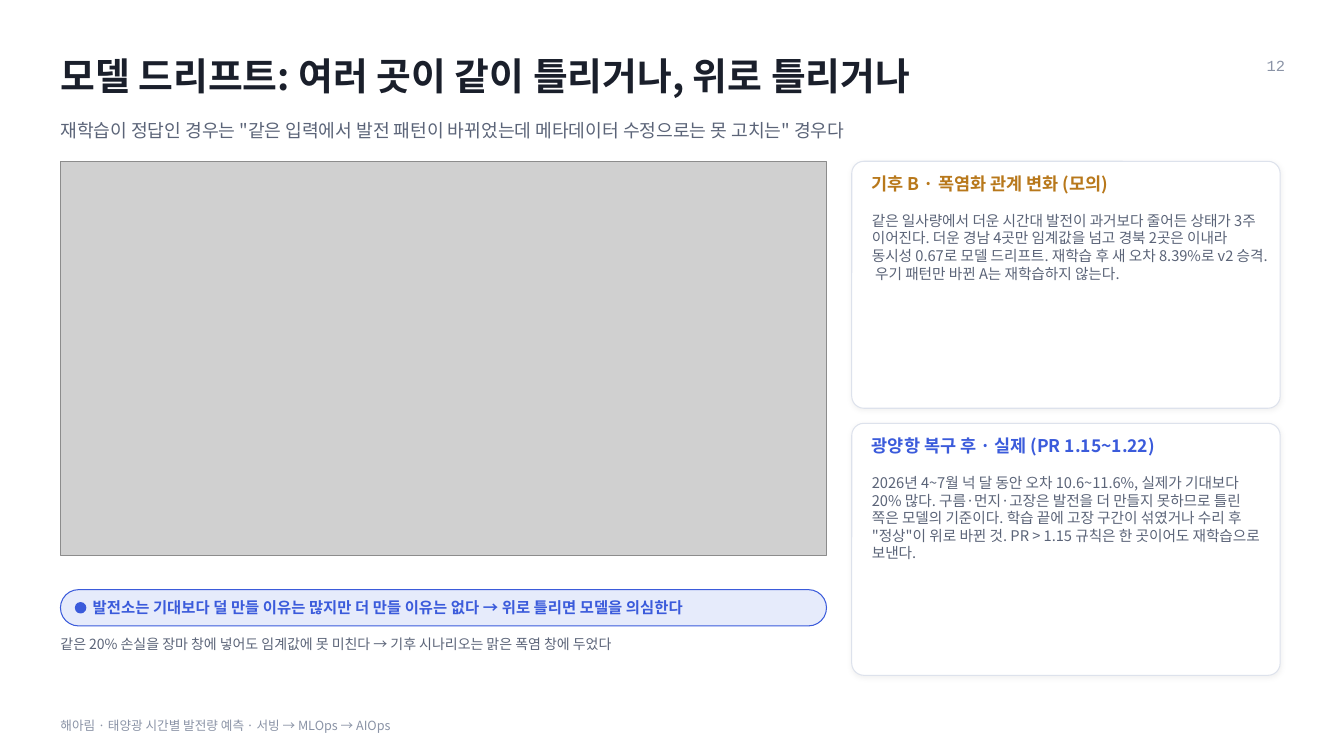
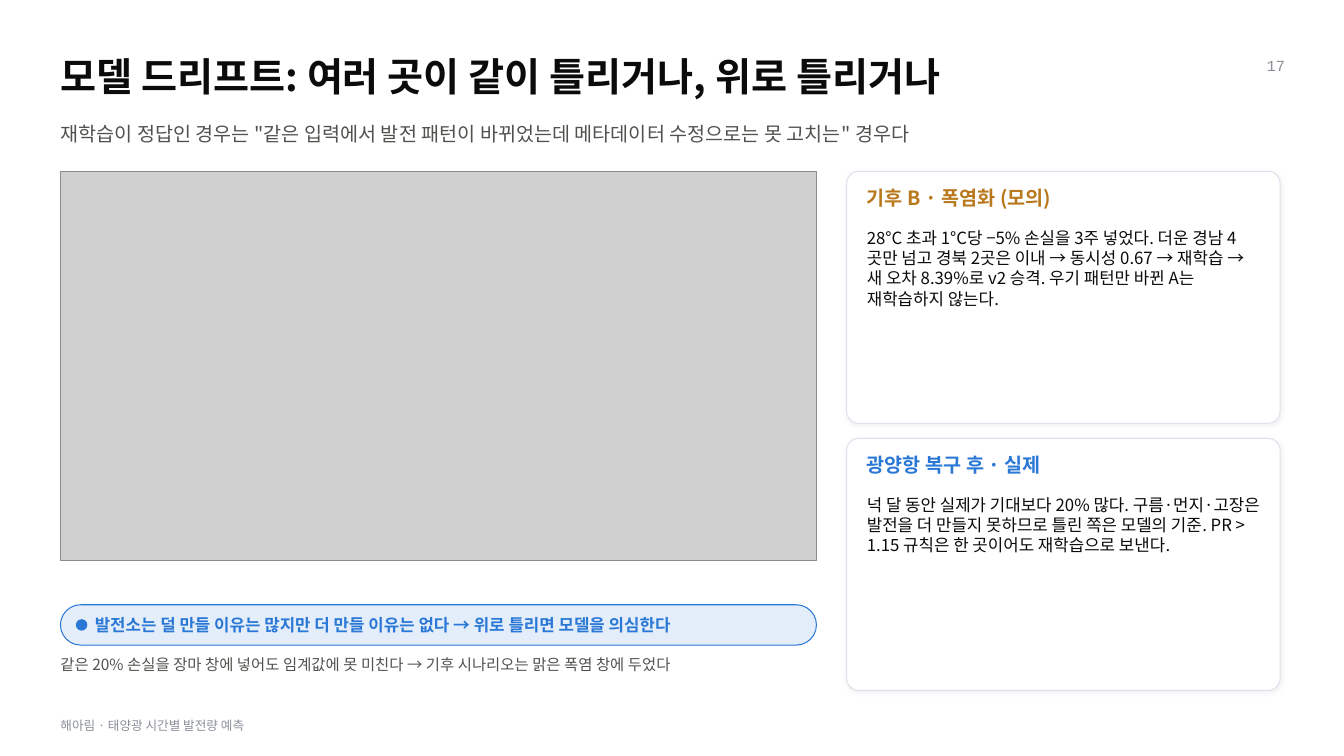
Before and after one commit to leemingi0906/model-serving, a slide deck: slide 17 of team_solar/release/Haearim_deck.pptx (slide 12 before the commit). Drawn at 1344x756 pixels with LibreOffice and Linux fonts; fonts in the diff are those of the drawing; grey boxes stand for pictures. Boxes give left, top, right and bottom in pixels: in the first picture for what was removed or moved away, otherwise in the second. Text is boxed around its words. In the diff, an @@ line names an element or a change of style, - is before the commit and + after.

```diff
--- a/team_solar/release/Haearim_deck.pptx
+++ b/team_solar/release/Haearim_deck.pptx
@@ text "모델 드리프트: 여러 곳이 같이 ..." at bbox=[60, 58, 940, 100]: size 27 to 28 pt, text colour #1A1F2B to #0B0B0B @@
@@ text at bbox=[1267, 61, 1285, 71]: text changed; text colour #8A93A6 to #8A8F9A @@
-12
+17
@@ text "재학습이 정답인 경우는 "같은 입력에서 ..." at bbox=[60, 124, 909, 143]: size 13 to 14 pt, text colour #5B6478 to #52514E @@
@@ picture: place and size @@
-picture at bbox=[60, 161, 827, 556]
+picture at bbox=[60, 171, 817, 561]
@@ rounded rectangle: place and size @@
-rounded rectangle at bbox=[852, 161, 1280, 408]
+rounded rectangle at bbox=[847, 171, 1280, 423]
@@ rounded rectangle at bbox=[847, 171, 1280, 423]: shadow changed; proportions changed @@
@@ text at bbox=[867, 188, 1051, 209]: text changed; size 12.5 to 14 pt @@
-기후 B · 폭염화 관계 변화 (모의)
+기후 B · 폭염화 (모의)
@@ text at bbox=[867, 230, 1223, 307]: text changed; size 10.5 to 12 pt; text colour #5B6478 to #0B0B0B @@
-같은 일사량에서 더운 시간대 발전이 과거보다 줄어든 상태가 3주 이어진다. 더운 경남 4곳만 임계값을 넘고 경북 2곳은 이내라 동시성 0.67로 모델 드리프트. 재학습 후 새 오차 8.39%로 v2 승격. 우기 패턴만 바뀐 A는 재학습하지 않는다.
+28°C 초과 1°C당 −5% 손실을 3주 넣었다. 더운 경남 4곳만 넘고 경북 2곳은 이내 → 동시성 0.67 → 재학습 → 새 오차 8.39%로 v2 승격. 우기 패턴만 바뀐 A는 재학습하지 않는다.
@@ rounded rectangle: place and size @@
-rounded rectangle at bbox=[852, 423, 1280, 676]
+rounded rectangle at bbox=[847, 439, 1280, 691]
@@ rounded rectangle at bbox=[847, 439, 1280, 691]: shadow changed @@
@@ text at bbox=[867, 455, 1041, 474]: text changed; size 12.5 to 14 pt; text colour #3B5BDB to #2A78D6 @@
-광양항 복구 후 · 실제 (PR 1.15~1.22)
+광양항 복구 후 · 실제
@@ text at bbox=[867, 497, 1260, 553]: text changed; size 10.5 to 12 pt; text colour #5B6478 to #0B0B0B @@
-2026년 4~7월 넉 달 동안 오차 10.6~11.6%, 실제가 기대보다 20% 많다. 구름·먼지·고장은 발전을 더 만들지 못하므로 틀린 쪽은 모델의 기준이다. 학습 끝에 고장 구간이 섞였거나 수리 후 "정상"이 위로 바뀐 것. PR > 1.15 규칙은 한 곳이어도 재학습으로 보낸다.
+넉 달 동안 실제가 기대보다 20% 많다. 구름·먼지·고장은 발전을 더 만들지 못하므로 틀린 쪽은 모델의 기준. PR > 1.15 규칙은 한 곳이어도 재학습으로 보낸다.
@@ rounded rectangle: place and size @@
-rounded rectangle at bbox=[60, 590, 827, 626]
+rounded rectangle at bbox=[60, 605, 817, 645]
@@ rounded rectangle at bbox=[60, 605, 817, 645]: fill #E6EBFB to #E4EEFA; outline #3B5BDB 0.75 pt to #2A78D6 0.75 pt @@
@@ ellipse: place and size @@
-ellipse at bbox=[76, 603, 86, 613]
+ellipse at bbox=[77, 620, 87, 630]
@@ ellipse at bbox=[77, 620, 87, 630]: fill #3B5BDB to #2A78D6; outline #3B5BDB 1 pt to #2A78D6 1 pt @@
@@ text at bbox=[95, 614, 671, 636]: text changed; size 11 to 12 pt; text colour #3B5BDB to #2A78D6 @@
-발전소는 기대보다 덜 만들 이유는 많지만 더 만들 이유는 없다 → 위로 틀리면 모델을 의심한다
+발전소는 덜 만들 이유는 많지만 더 만들 이유는 없다 → 위로 틀리면 모델을 의심한다
@@ text "같은 20% 손실을 장마 창에 ...": place and size @@
-text "같은 20% 손실을 장마 창에 ..." at bbox=[60, 637, 612, 650]
+text "같은 20% 손실을 장마 창에 ..." at bbox=[60, 657, 671, 671]
@@ text "같은 20% 손실을 장마 창에 ..." at bbox=[60, 657, 671, 671]: size 10 to 11 pt, text colour #5B6478 to #52514E @@
@@ text at bbox=[60, 719, 244, 731]: text changed; text colour #8A93A6 to #8A8F9A @@
-해아림 · 태양광 시간별 발전량 예측 · 서빙 → MLOps → AIOps
+해아림 · 태양광 시간별 발전량 예측
```
Also in this commit, not shown: 15 other slides changed, 6 slides added, 1 slide removed, 13 other files.
